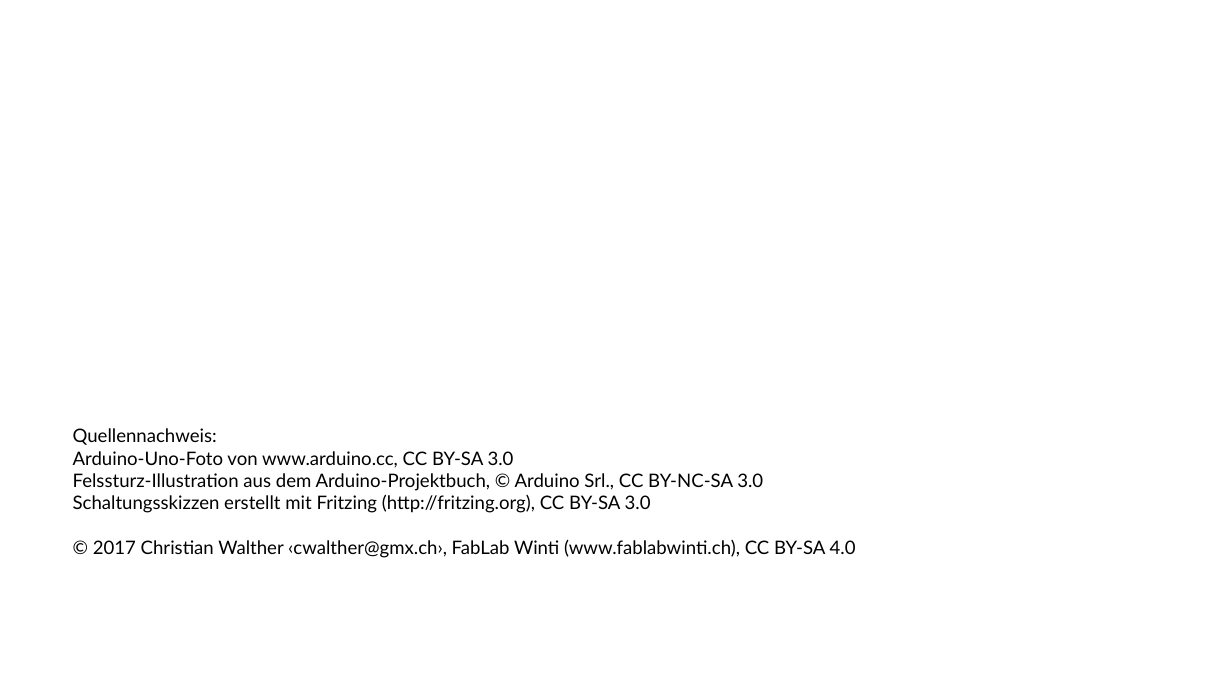
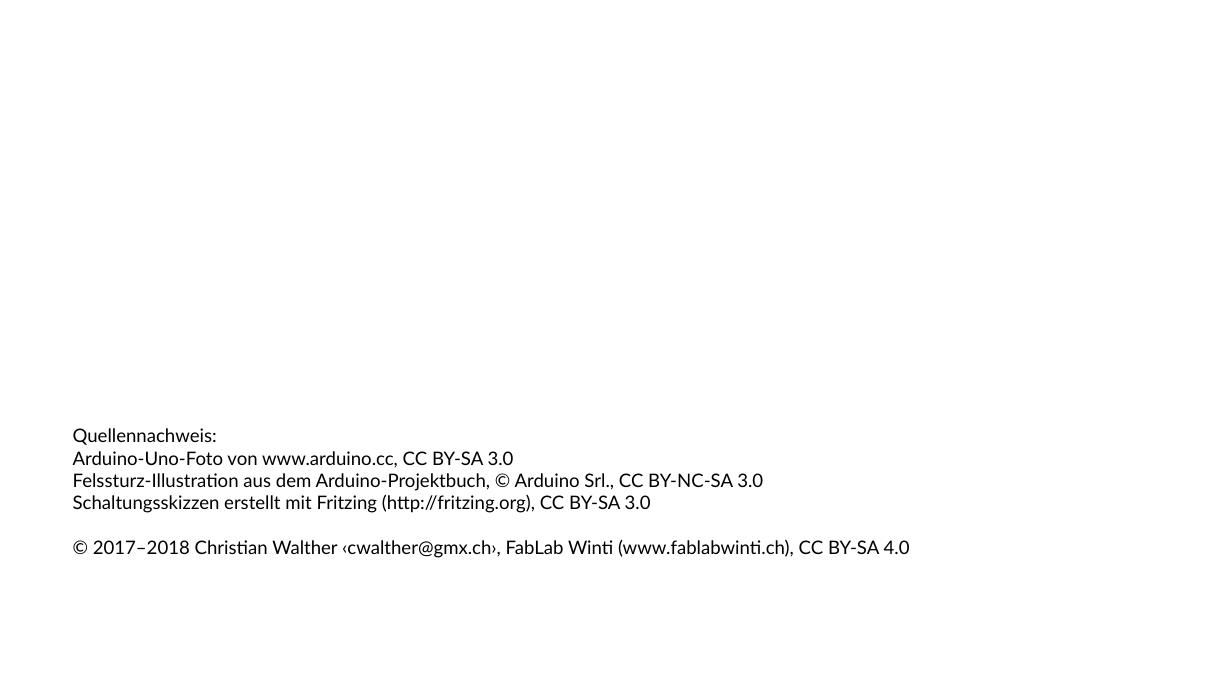
Before and after one commit to fablabwinti/workshop-arduino-1, a slide deck: slide 23 of ArduinoI.odp. Drawn at 1232x693 pixels with LibreOffice and Linux fonts; fonts in the diff are those of the drawing; background and template pictures are left out. Boxes give left, top, right and bottom in pixels: in the first picture for what was removed or moved away, otherwise in the second. Text is boxed around its words. In the diff, an @@ line names an element or a change of style, - is before the commit and + after.

```diff
--- a/ArduinoI.odp
+++ b/ArduinoI.odp
@@ text at box(93, 539, 910, 558): text changed @@
-© 2017 Christian Walther ‹cwalther@gmx.ch›, FabLab Winti (www.fablabwinti.ch), CC BY-SA 4.0
+© 2017–2018 Christian Walther ‹cwalther@gmx.ch›, FabLab Winti (www.fablabwinti.ch), CC BY-SA 4.0
```
Also in this commit, not shown: 3 other slides changed.
